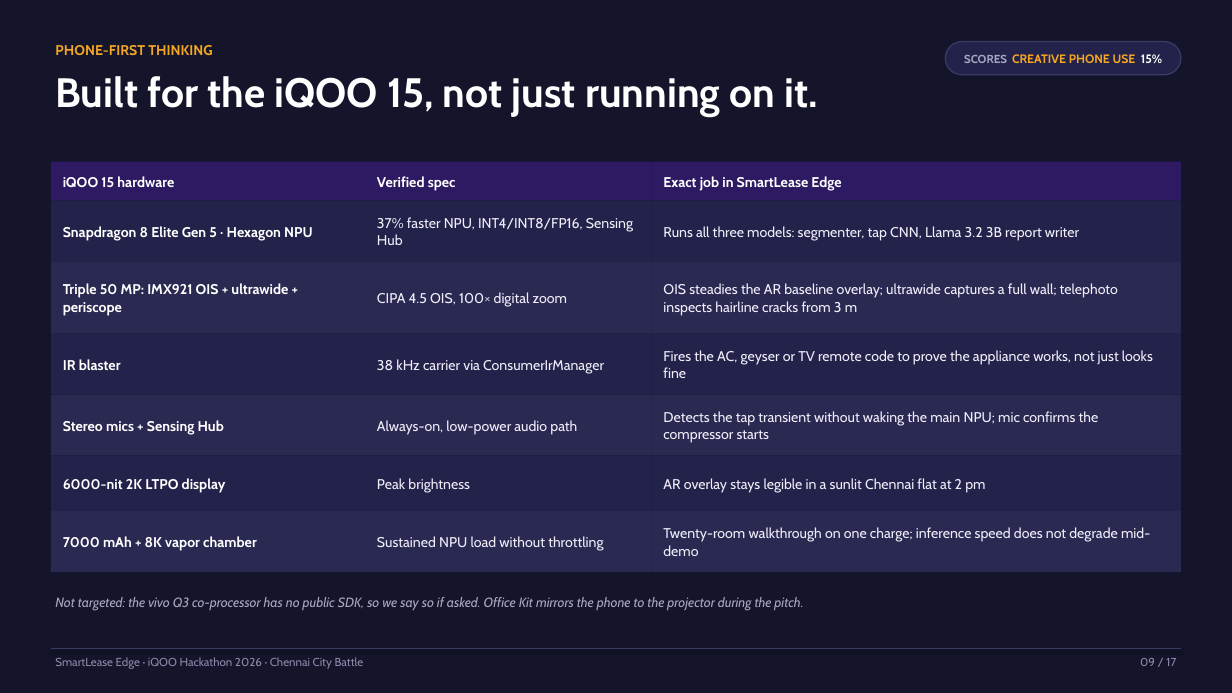
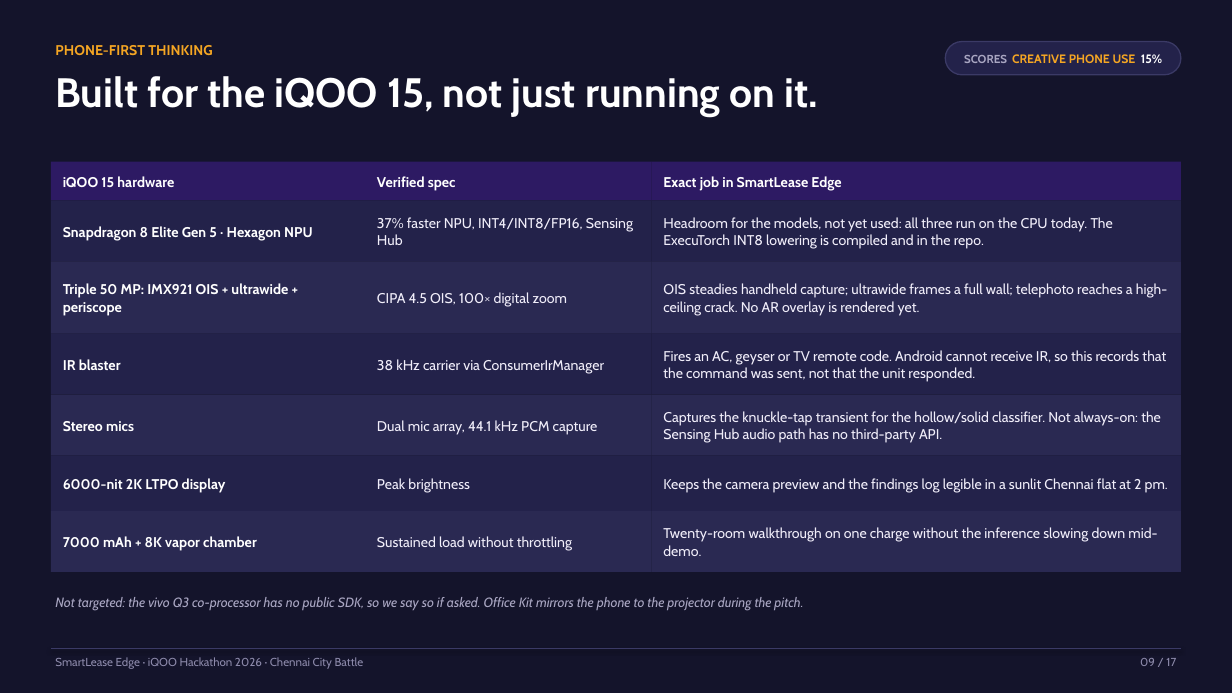
Before and after one commit to hameed0342j/smartlease-edge-chennai-H, a slide deck: slide 9 of docs/pitch/SmartLease-Edge-iQOO-Hackathon-2026.pptx. Drawn at 1232x693 pixels with LibreOffice and Linux fonts; fonts in the diff are those of the drawing. Boxes give left, top, right and bottom in pixels: in the first picture for what was removed or moved away, otherwise in the second. Text is boxed around its words. In the diff, an @@ line names an element or a change of style, - is before the commit and + after.

```diff
--- a/docs/pitch/SmartLease-Edge-iQOO-Hackathon-2026.pptx
+++ b/docs/pitch/SmartLease-Edge-iQOO-Hackathon-2026.pptx
@@ text at <box>663,217,1113,249</box>: text changed @@
-Runs all three models: segmenter, tap CNN, Llama 3.2 3B report writer
+Headroom for the models, not yet used: all three run on the CPU today. The ExecuTorch INT8 lowering is compiled and in the repo.
@@ text at <box>663,283,1167,316</box>: text changed @@
-OIS steadies the AR baseline overlay; ultrawide captures a full wall; telephoto inspects hairline cracks from 3 m
+OIS steadies handheld capture; ultrawide frames a full wall; telephoto reaches a high-ceiling crack. No AR overlay is rendered yet.
@@ text at <box>663,350,1166,382</box>: text changed @@
-Fires the AC, geyser or TV remote code to prove the appliance works, not just looks fine
+Fires an AC, geyser or TV remote code. Android cannot receive IR, so this records that the command was sent, not that the unit responded.
@@ text at <box>663,411,1161,443</box>: text changed @@
-Detects the tap transient without waking the main NPU; mic confirms the compressor starts
+Captures the knuckle-tap transient for the hollow/solid classifier. Not always-on: the Sensing Hub audio path has no third-party API.
@@ text at <box>63,421,134,431</box>: text changed @@
-Stereo mics + Sensing Hub
+Stereo mics
@@ text at <box>377,420,598,434</box>: text changed @@
-Always-on, low-power audio path
+Dual mic array, 44.1 kHz PCM capture
@@ text at <box>663,478,1168,493</box>: text changed @@
-AR overlay stays legible in a sunlit Chennai flat at 2 pm
+Keeps the camera preview and the findings log legible in a sunlit Chennai flat at 2 pm.
@@ text at <box>377,536,572,551</box>: text changed @@
-Sustained NPU load without throttling
+Sustained load without throttling
@@ text at <box>663,527,1157,556</box>: text changed @@
-Twenty-room walkthrough on one charge; inference speed does not degrade mid-demo
+Twenty-room walkthrough on one charge without the inference slowing down mid-demo.
```
Also in this commit, not shown: 14 other slides changed, 1 other file.
